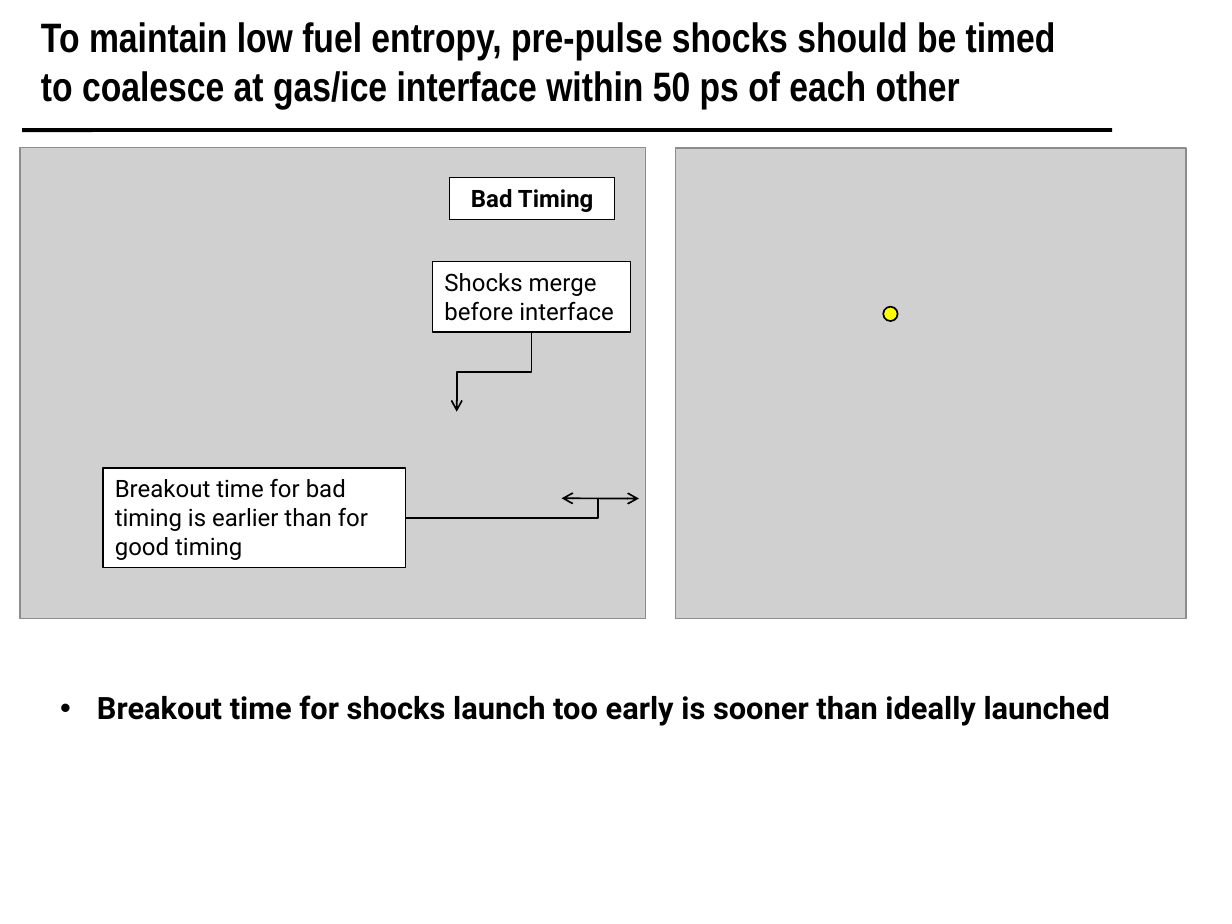
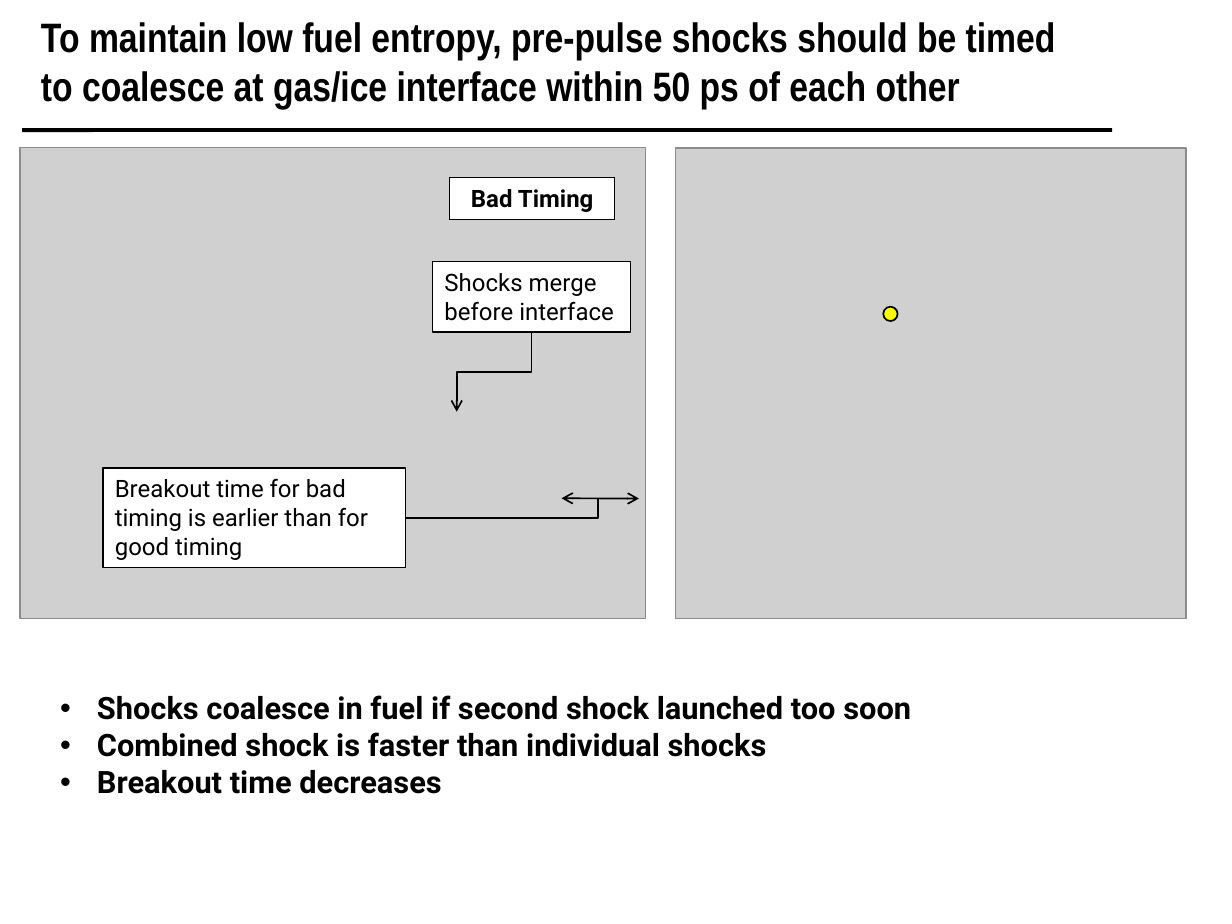
Before and after one commit to scipy-conference/scipy_proceedings, a slide deck: slide 17 of papers/koningterry/slides.pptx (slide 19 before the commit). Drawn at 1232x924 pixels with LibreOffice and Linux fonts; fonts in the diff are those of the drawing; grey boxes stand for pictures; background and template pictures are left out. Boxes give left, top, right and bottom in pixels: in the first picture for what was removed or moved away, otherwise in the second. Text is boxed around its words. In the diff, an @@ line names an element or a change of style, - is before the commit and + after.

```diff
--- a/papers/koningterry/slides.pptx
+++ b/papers/koningterry/slides.pptx
@@ text at (x1=97, y1=695, x2=911, y2=794): text changed @@
-• Breakout time for shocks launch too early is sooner than ideally launched
+• Shocks coalesce in fuel if second shock launched too soon
+• Combined shock is faster than individual shocks
+• Breakout time decreases
```
Also in this commit, not shown: 6 other slides changed, 1 slide added, 3 slides removed.
